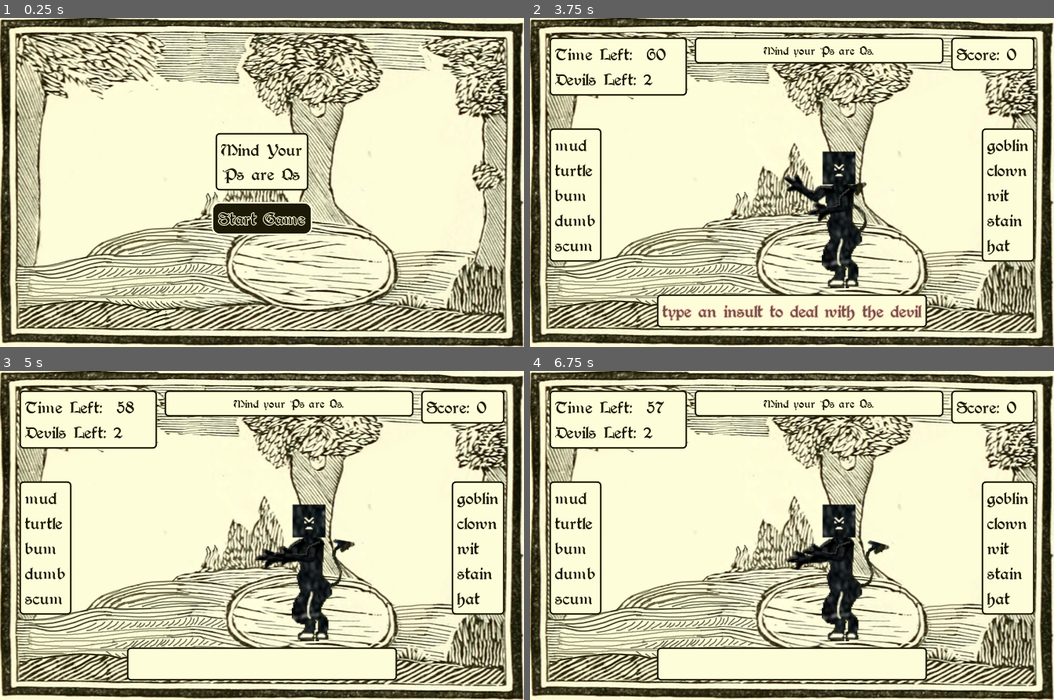
Above: before the commit, frames 1-4 (two rows, left to right).
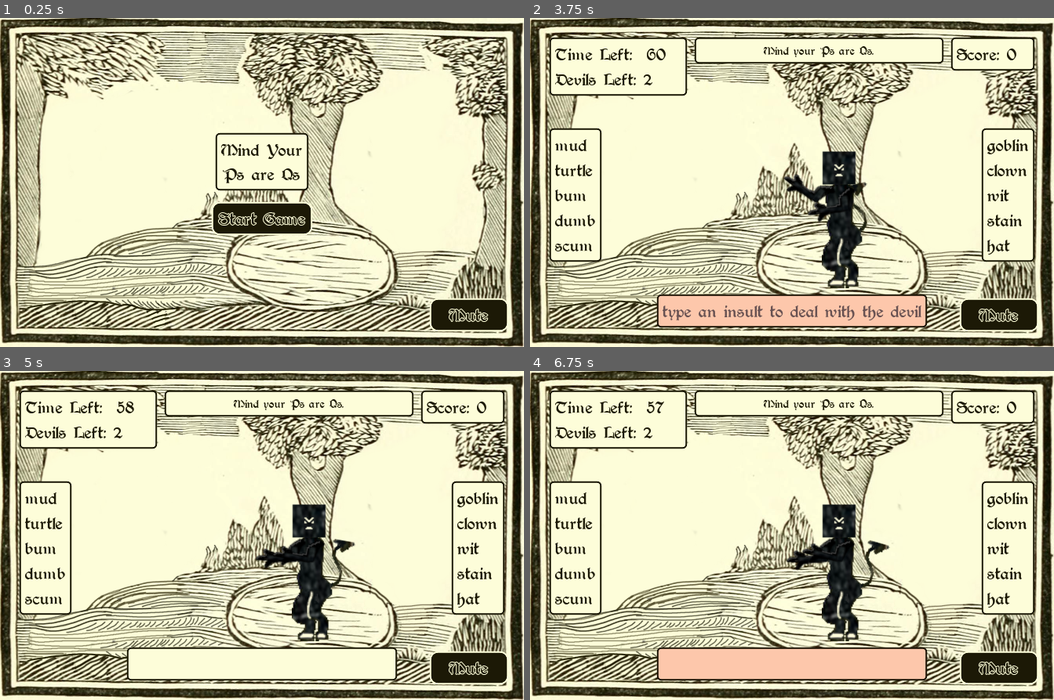
Above: after the commit, the same moments.

Repository: hoodscott/psareqs
Game: Godot game, scene res://scenes/Game.tscn
Same seed, same stepped clock (60 frames per second), same inputs: the game is played once before the commit and once after it. Sound files missing from this copy of the repository are replaced by a short silence.
Inputs (mouse positions are in pixels of both pictures, inside the frame that each line leads up to):
- Up to frame 1 (0.25 s): no input
- Up to frame 2 (3.75 s): click (1001, 314) at 0.5 s, where only the run after the commit has a clickable "Mute"; click (1001, 314) at 1.25 s, where only the run after the commit has a clickable "Unmute"; click "Start Game" at 2 s; click "Ps are Qs" at 2.75 s; tap Enter at 3.5 s; hold Right (ui_right) from 3.53 s (still down); tap Z at 3.6 s
- Up to frame 3 (5 s): tap Backspace at 3.8, 4.35 s; release Right (ui_right) at 4.28 s; hold Down (ui_down) from 4.28 s (still down); tap Z at 4.55 s
- Up to frame 4 (6.75 s): release Down (ui_down) at 5.03 s; hold Right (ui_right) 5.03-5.78 s; tap Z at 5.1, 6.05, 6.6 s; tap Backspace at 5.3, 5.85 s; hold Up (ui_up) 5.78-6.53 s; hold Left (ui_left) from 6.53 s (still down)

The runs differ from the first frame. In frame 1, 1.3% of the frame differs, in the area x 81-97%, y 85-96%; in frame 2, 4.9%; in frame 3, 1.3%; in frame 4, 5.9%, in the area x 24-97%, y 84-96%.

Commit message:
Adds audio files

Diff:
--- a/scenes/devils/Mephistopheles.tscn
+++ b/scenes/devils/Mephistopheles.tscn
@@ -93,7 +93,8 @@
 
 [sub_resource type="Animation" id=5]
 resource_name = "die"
-length = 0.5
+length = 2.0
+step = 0.5
 tracks/0/type = "value"
 tracks/0/path = NodePath("Sprite:scale")
 tracks/0/interp = 1
@@ -101,7 +102,7 @@
 tracks/0/imported = false
 tracks/0/enabled = true
 tracks/0/keys = {
-"times": PoolRealArray( 0, 0.5 ),
+"times": PoolRealArray( 0, 2 ),
 "transitions": PoolRealArray( 2, 1 ),
 "update": 0,
 "values": [ Vector2( 1, 1 ), Vector2( 1e-05, 1e-05 ) ]
@@ -113,10 +114,10 @@
 tracks/1/imported = false
 tracks/1/enabled = true
 tracks/1/keys = {
-"times": PoolRealArray( 0, 0.5 ),
-"transitions": PoolRealArray( 1, 1 ),
-"update": 0,
-"values": [ Vector2( 5, 10 ), Vector2( 5, 30 ) ]
+"times": PoolRealArray( 0, 0.001, 1, 2 ),
+"transitions": PoolRealArray( 1, 1, 1, 1 ),
+"update": 0,
+"values": [ Vector2( 5, 10 ), Vector2( 5, 20 ), Vector2( 5, 10 ), Vector2( 5, 30 ) ]
 }
 tracks/2/type = "value"
 tracks/2/path = NodePath("Sprite:modulate")
@@ -125,10 +126,22 @@
 tracks/2/imported = false
 tracks/2/enabled = true
 tracks/2/keys = {
-"times": PoolRealArray( 0, 0.5 ),
+"times": PoolRealArray( 0, 2 ),
 "transitions": PoolRealArray( 2, 1 ),
 "update": 0,
 "values": [ Color( 1, 1, 1, 1 ), Color( 1, 1, 1, 0 ) ]
+}
+tracks/3/type = "value"
+tracks/3/path = NodePath("Sprite:rotation_degrees")
+tracks/3/interp = 1
+tracks/3/loop_wrap = true
+tracks/3/imported = false
+tracks/3/enabled = true
+tracks/3/keys = {
+"times": PoolRealArray( 0, 0.001, 0.5, 1, 2 ),
+"transitions": PoolRealArray( 1, 1, 1, 1, 1 ),
+"update": 0,
+"values": [ 0.0, 0.0, 0.0, -15.0, 720.0 ]
 }
 
 [sub_resource type="Animation" id=3]
--- a/scenes/ui/AudioManager.gd
+++ b/scenes/ui/AudioManager.gd
@@ -6,6 +6,9 @@
 onready var DevilDeath := $DevilDeath
 onready var DevilSpawn := $DevilSpawn
 onready var ButtonPress := $ButtonPress
+onready var Background :AudioStreamPlayer= $Background
+
+var audio_pos := 0.0
 
 var muted := false
 const _MUTE_LABEL := "Mute"
@@ -52,6 +55,13 @@
   muted = not muted
   _set_button_label()
 
+  if muted:
+    audio_pos = Background.get_playback_position()
+    Background.stop()
+  else:
+    ButtonPress.play()
+    Background.play(audio_pos)
+
 
 func _set_button_label() -> void:
   if muted:
--- a/scenes/ui/AudioManager.tscn
+++ b/scenes/ui/AudioManager.tscn
@@ -1,21 +1,38 @@
-[gd_scene load_steps=2 format=2]
+[gd_scene load_steps=9 format=2]
 
 [ext_resource path="res://scenes/ui/AudioManager.gd" type="Script" id=1]
+[ext_resource path="res://assets/audio/the-medieval-banquet.mp3" type="AudioStream" id=2]
+[ext_resource path="res://assets/audio/26198__tobyk__medieval-fanfare1.wav" type="AudioStream" id=3]
+[ext_resource path="res://assets/audio/26198__tobyk__medieval-fanfare2.wav" type="AudioStream" id=4]
+[ext_resource path="res://assets/audio/99860__menegass__lyr_hit2.wav" type="AudioStream" id=5]
+[ext_resource path="res://assets/audio/99750__menegass__adrum9.wav" type="AudioStream" id=6]
+[ext_resource path="res://assets/audio/99729__menegass__clp2.wav" type="AudioStream" id=7]
+[ext_resource path="res://assets/audio/321083__benjaminnelan__wooden-click.wav" type="AudioStream" id=8]
 
 [node name="AudioManager" type="Button"]
-visible = false
 script = ExtResource( 1 )
 
+[node name="Background" type="AudioStreamPlayer" parent="."]
+stream = ExtResource( 2 )
+volume_db = -5.0
+autoplay = true
+
 [node name="CorrectLetter" type="AudioStreamPlayer" parent="."]
+stream = ExtResource( 5 )
 
 [node name="IncorrectLetter" type="AudioStreamPlayer" parent="."]
+stream = ExtResource( 6 )
 
 [node name="WordComplete" type="AudioStreamPlayer" parent="."]
+stream = ExtResource( 7 )
 
 [node name="DevilDeath" type="AudioStreamPlayer" parent="."]
+stream = ExtResource( 4 )
 
 [node name="DevilSpawn" type="AudioStreamPlayer" parent="."]
+stream = ExtResource( 3 )
 
 [node name="ButtonPress" type="AudioStreamPlayer" parent="."]
+stream = ExtResource( 8 )
 
 [connection signal="pressed" from="." to="." method="_on_AudioManager_pressed"]
--- a/scenes/ui/CompleteWord.tscn
+++ b/scenes/ui/CompleteWord.tscn
@@ -2,12 +2,7 @@
 
 [ext_resource path="res://scenes/ui/CompleteWord.gd" type="Script" id=1]
 
-[sub_resource type="StyleBoxFlat" id=3]
-bg_color = Color( 0.996078, 0.996078, 0.854902, 1 )
-corner_radius_top_left = 5
-corner_radius_top_right = 5
-corner_radius_bottom_right = 5
-corner_radius_bottom_left = 5
+[sub_resource type="StyleBoxEmpty" id=3]
 
 [sub_resource type="Animation" id=2]
 resource_name = "spawn"
--- a/scenes/ui/UI.gd
+++ b/scenes/ui/UI.gd
@@ -12,7 +12,7 @@
 signal curse_chosen(index)
 
 
-onready var AudioManager := $GameContainer/Rows/Top/TopRight/AudioManager
+onready var AudioManager := $AudioContainer/Control/AudioManager
 onready var _GameContainer := $GameContainer
 onready var _StartContainer := $StartContainer
 onready var _CurseChooser := $ChooserContainer
@@ -105,7 +105,6 @@
 func incorrect_letter(_letter: String) -> void:
   AudioManager.play_incorrect_letter()
   _Animations.play("incorrect")
-  print("invalid letter: ", _letter)
 
 
 func word_complete() -> void:
@@ -135,9 +134,12 @@
 
 
 func update_typed(combined_word: String, help := false) -> void:
-  if combined_word == "" and help:
+  if combined_word == "":
     _Typed.add_color_override("font_color", Color.dimgray)
-    combined_word = _DEFAULT_TYPED
+    if help:
+      combined_word = _DEFAULT_TYPED
+    else:
+      combined_word = ""
   else:
     _Typed.remove_color_override("font_color")
 
@@ -174,7 +176,6 @@
       stop_timer(true)
   else:
     # shouldn't get here, but end here as well just in case
-    print("game over - should be imposs")
     stop_timer(true)
 
 
--- a/scenes/ui/UI.tscn
+++ b/scenes/ui/UI.tscn
@@ -30,6 +30,30 @@
 "update": 0,
 "values": [ Color( 1, 1, 1, 1 ) ]
 }
+tracks/2/type = "value"
+tracks/2/path = NodePath("ChooserContainer/CurseChooser/PanelContainer:modulate")
+tracks/2/interp = 1
+tracks/2/loop_wrap = true
+tracks/2/imported = false
+tracks/2/enabled = true
+tracks/2/keys = {
+"times": PoolRealArray( 0 ),
+"transitions": PoolRealArray( 1 ),
+"update": 0,
+"values": [ Color( 1, 1, 1, 1 ) ]
+}
+tracks/3/type = "value"
+tracks/3/path = NodePath("GameContainer/Rows/Bottom/PanelContainer:modulate")
+tracks/3/interp = 1
+tracks/3/loop_wrap = true
+tracks/3/imported = false
+tracks/3/enabled = true
+tracks/3/keys = {
+"times": PoolRealArray( 0 ),
+"transitions": PoolRealArray( 1 ),
+"update": 0,
+"values": [ Color( 1, 1, 1, 1 ) ]
+}
 
 [sub_resource type="Animation" id=2]
 resource_name = "incorrect"
@@ -39,12 +63,24 @@
 tracks/0/interp = 1
 tracks/0/loop_wrap = true
 tracks/0/imported = false
-tracks/0/enabled = true
+tracks/0/enabled = false
 tracks/0/keys = {
 "times": PoolRealArray( 0, 0.1, 0.2, 0.3, 0.4, 0.5, 0.6 ),
 "transitions": PoolRealArray( 1, 1, 1, 1, 1, 1, 1 ),
 "update": 0,
 "values": [ Color( 1, 1, 1, 1 ), Color( 1, 0.678431, 0.678431, 1 ), Color( 1, 1, 1, 1 ), Color( 1, 0.678431, 0.678431, 1 ), Color( 1, 1, 1, 1 ), Color( 1, 0.678431, 0.678431, 1 ), Color( 1, 1, 1, 1 ) ]
+}
+tracks/1/type = "value"
+tracks/1/path = NodePath("GameContainer/Rows/Bottom/PanelContainer:modulate")
+tracks/1/interp = 1
+tracks/1/loop_wrap = true
+tracks/1/imported = false
+tracks/1/enabled = true
+tracks/1/keys = {
+"times": PoolRealArray( 0, 0.1, 0.2, 0.201, 0.3, 0.4 ),
+"transitions": PoolRealArray( 1, 1, 1, 1, 1, 1 ),
+"update": 0,
+"values": [ Color( 1, 1, 1, 1 ), Color( 1, 0.678431, 0.678431, 1 ), Color( 1, 1, 1, 1 ), Color( 1, 1, 1, 1 ), Color( 1, 0.678431, 0.678431, 1 ), Color( 1, 1, 1, 1 ) ]
 }
 
 [node name="UI" type="CanvasLayer"]
@@ -67,12 +103,12 @@
 
 [node name="Top" type="HBoxContainer" parent="GameContainer/Rows"]
 margin_right = 618.0
-margin_bottom = 78.0
+margin_bottom = 74.0
 custom_constants/separation = 10
 
 [node name="TopLeft" type="VBoxContainer" parent="GameContainer/Rows/Top"]
 margin_right = 175.0
-margin_bottom = 78.0
+margin_bottom = 74.0
 rect_min_size = Vector2( 150, 0 )
 size_flags_horizontal = 3
 
@@ -109,7 +145,7 @@
 [node name="TopMid" type="VBoxContainer" parent="GameContainer/Rows/Top"]
 margin_left = 185.0
 margin_right = 494.0
-margin_bottom = 78.0
+margin_bottom = 74.0
 size_flags_horizontal = 3
 size_flags_stretch_ratio = 3.0
 
@@ -136,18 +172,12 @@
 [node name="TopRight" type="VBoxContainer" parent="GameContainer/Rows/Top"]
 margin_left = 504.0
 margin_right = 618.0
-margin_bottom = 78.0
+margin_bottom = 74.0
 size_flags_horizontal = 3
 
-[node name="AudioManager" parent="GameContainer/Rows/Top/TopRight" instance=ExtResource( 2 )]
+[node name="PanelContainer" type="PanelContainer" parent="GameContainer/Rows/Top/TopRight"]
 margin_right = 114.0
-margin_bottom = 32.0
-focus_mode = 0
-
-[node name="PanelContainer" type="PanelContainer" parent="GameContainer/Rows/Top/TopRight"]
-margin_top = 36.0
-margin_right = 114.0
-margin_bottom = 78.0
+margin_bottom = 42.0
 
 [node name="MarginContainer" type="MarginContainer" parent="GameContainer/Rows/Top/TopRight/PanelContainer"]
 margin_left = 2.0
@@ -167,20 +197,20 @@
 text = "Score: xxx"
 
 [node name="Fragments" type="HBoxContainer" parent="GameContainer/Rows"]
-margin_top = 82.0
+margin_top = 78.0
 margin_right = 618.0
 margin_bottom = 324.0
 size_flags_vertical = 3
 
 [node name="VBoxContainer2" type="VBoxContainer" parent="GameContainer/Rows/Fragments"]
 margin_right = 122.0
-margin_bottom = 242.0
+margin_bottom = 246.0
 alignment = 1
 
 [node name="PanelContainer" type="PanelContainer" parent="GameContainer/Rows/Fragments/VBoxContainer2"]
-margin_top = 52.0
+margin_top = 54.0
 margin_right = 122.0
-margin_bottom = 190.0
+margin_bottom = 192.0
 
 [node name="MarginContainer" type="MarginContainer" parent="GameContainer/Rows/Fragments/VBoxContainer2/PanelContainer"]
 margin_left = 2.0
@@ -221,19 +251,19 @@
 [node name="Spacer" type="HBoxContainer" parent="GameContainer/Rows/Fragments"]
 margin_left = 126.0
 margin_right = 492.0
-margin_bottom = 242.0
+margin_bottom = 246.0
 size_flags_horizontal = 3
 
 [node name="VBoxContainer" type="VBoxContainer" parent="GameContainer/Rows/Fragments"]
 margin_left = 496.0
 margin_right = 618.0
-margin_bottom = 242.0
+margin_bottom = 246.0
 alignment = 1
 
 [node name="PanelContainer" type="PanelContainer" parent="GameContainer/Rows/Fragments/VBoxContainer"]
-margin_top = 52.0
+margin_top = 54.0
 margin_right = 122.0
-margin_bottom = 190.0
+margin_bottom = 192.0
 
 [node name="MarginContainer" type="MarginContainer" parent="GameContainer/Rows/Fragments/VBoxContainer/PanelContainer"]
 margin_left = 2.0
@@ -351,25 +381,27 @@
 custom_constants/separation = 15
 
 [node name="PanelContainer" type="PanelContainer" parent="ChooserContainer/CurseChooser"]
-margin_right = 4.0
-margin_bottom = 4.0
+margin_right = 159.0
+margin_bottom = 42.0
 
 [node name="MarginContainer" type="MarginContainer" parent="ChooserContainer/CurseChooser/PanelContainer"]
-margin_right = 40.0
+margin_left = 2.0
+margin_top = 2.0
+margin_right = 157.0
 margin_bottom = 40.0
 
 [node name="Label" type="Label" parent="ChooserContainer/CurseChooser/PanelContainer/MarginContainer"]
 margin_left = 5.0
-margin_top = 6.0
+margin_top = 5.0
 margin_right = 150.0
-margin_bottom = 34.0
+margin_bottom = 33.0
 text = "Choose a Curse"
 align = 1
 
 [node name="Choice" type="Button" parent="ChooserContainer/CurseChooser"]
-margin_top = 47.0
-margin_right = 149.0
-margin_bottom = 79.0
+margin_top = 57.0
+margin_right = 159.0
+margin_bottom = 89.0
 focus_neighbour_left = NodePath("../Choice3")
 focus_neighbour_top = NodePath("../Choice3")
 focus_neighbour_right = NodePath("../Choice2")
@@ -379,9 +411,9 @@
 text = "Ps are Qs"
 
 [node name="Choice2" type="Button" parent="ChooserContainer/CurseChooser"]
-margin_top = 94.0
-margin_right = 149.0
-margin_bottom = 126.0
+margin_top = 104.0
+margin_right = 159.0
+margin_bottom = 136.0
 focus_neighbour_left = NodePath("../Choice")
 focus_neighbour_top = NodePath("../Choice")
 focus_neighbour_right = NodePath("../Choice3")
@@ -391,9 +423,9 @@
 text = "Ps are Qs"
 
 [node name="Choice3" type="Button" parent="ChooserContainer/CurseChooser"]
-margin_top = 141.0
-margin_right = 149.0
-margin_bottom = 173.0
+margin_top = 151.0
+margin_right = 159.0
+margin_bottom = 183.0
 focus_neighbour_left = NodePath("../Choice2")
 focus_neighbour_top = NodePath("../Choice2")
 focus_neighbour_right = NodePath("../Choice")
@@ -402,6 +434,33 @@
 focus_previous = NodePath("../Choice2")
 text = "Ps are Qs"
 
+[node name="AudioContainer" type="MarginContainer" parent="."]
+anchor_right = 1.0
+anchor_bottom = 1.0
+mouse_filter = 2
+custom_constants/margin_right = 25
+custom_constants/margin_top = 25
+custom_constants/margin_left = 25
+custom_constants/margin_bottom = 25
+
+[node name="Control" type="Control" parent="AudioContainer"]
+margin_left = 25.0
+margin_top = 25.0
+margin_right = 643.0
+margin_bottom = 395.0
+mouse_filter = 2
+
+[node name="AudioManager" parent="AudioContainer/Control" instance=ExtResource( 2 )]
+anchor_left = 1.0
+anchor_top = 1.0
+anchor_right = 1.0
+anchor_bottom = 1.0
+margin_left = -4.0
+margin_top = -32.0
+grow_horizontal = 0
+rect_min_size = Vector2( 90, 0 )
+focus_mode = 0
+
 [node name="Timer" type="Timer" parent="."]
 
 [node name="AnimationPlayer" type="AnimationPlayer" parent="."]
Not shown, added: assets/audio/26198__tobyk__medieval-fanfare.wav.import
Not shown, added: assets/audio/26198__tobyk__medieval-fanfare1.wav.import
Not shown, added: assets/audio/26198__tobyk__medieval-fanfare2.wav.import
Not shown, added: assets/audio/321083__benjaminnelan__wooden-click.wav.import
Not shown, added: assets/audio/99729__menegass__clp2.wav.import
Not shown, added: assets/audio/99750__menegass__adrum9.wav.import
Not shown, added: assets/audio/99860__menegass__lyr_hit2.wav.import
Not shown, added: assets/audio/the-medieval-banquet.mp3.import
Not shown, changed: docs/devlog.txt
Not shown, changed: docs/sources.txt
Not shown, changed: docs/todo.txt
Not shown, added: assets/audio/26198__tobyk__medieval-fanfare.aiff
(and 8 more such lines)
